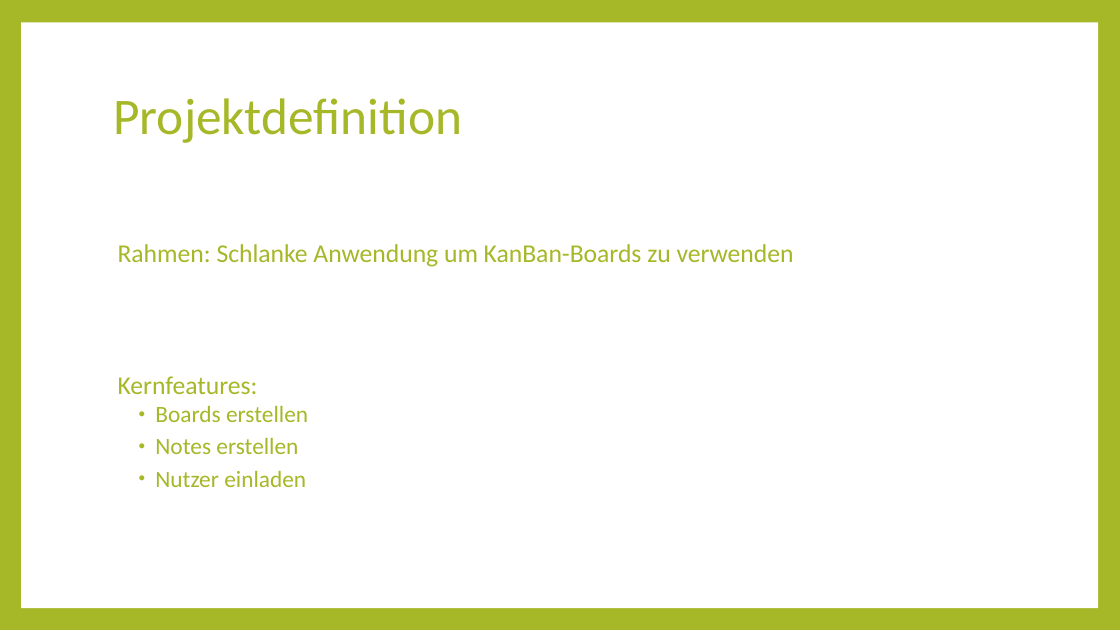
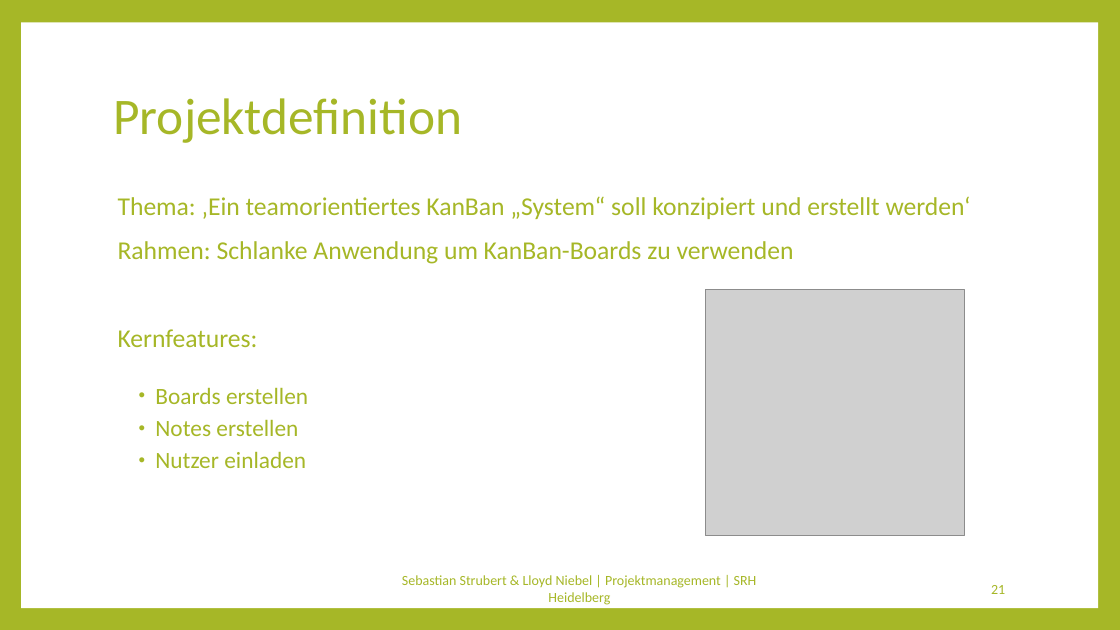
Before and after one commit to Kulu-M/KanBan-App, a slide deck: slide 21 of KanBan-App/Documents/Abschlusspräsentation/Projektmanagement.pptx (slide 23 before the commit). Drawn at 1120x630 pixels with LibreOffice and Linux fonts; fonts in the diff are those of the drawing; grey boxes stand for pictures. Boxes give left, top, right and bottom in pixels: in the first picture for what was removed or moved away, otherwise in the second. Text is boxed around its words. In the diff, an @@ line names an element or a change of style, - is before the commit and + after.

```diff
--- a/KanBan-App/Documents/Abschlusspräsentation/Projektmanagement.pptx
+++ b/KanBan-App/Documents/Abschlusspräsentation/Projektmanagement.pptx
@@ text at <box>118,196,971,219</box>: paragraph added @@
+Thema: ‚Ein teamorientiertes KanBan „System“ soll konzipiert und erstellt werden‘
@@ picture added at <box>706,290,965,536</box> @@
@@ text added at <box>402,575,757,605</box>, 12 pt, text #A6B727 @@
+Sebastian Strubert & Lloyd Niebel | Projektmanagement | SRH Heidelberg
@@ page number added at <box>991,585,1005,594</box>, 12 pt, text #A6B727 @@
+21
```
Also in this commit, not shown: 20 other slides changed, 14 slides added, 7 slides removed.
